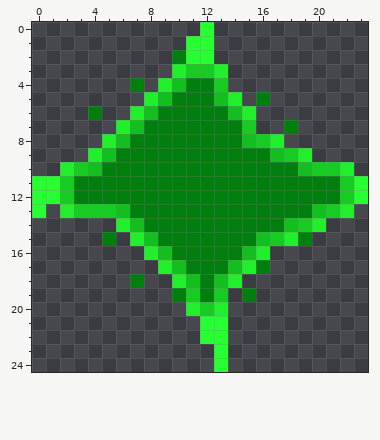
Two versions of one pixel-art sprite, LudumDare51-Every10Seconds/resources/goal.png. Above, as it was before the edit.
The file is 24x25 pixels.
The same view after the edit:
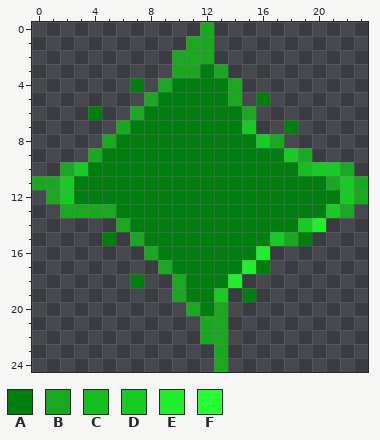
Palette (. is transparent): A #007f0e  B #19a820  C #13bf1f  D #16cc23  E #21ef2c  F #26ff31
The exact change:
The author changed colour C to colour A in row 4 at x 10; in row 5 at x 9 and 13; in row 6 at x 8 and 14; in row 7 at x 7; in row 8 at x 6 and 15; in row 9 at x 5 and 17.
The author changed colour C to colour A in row 10 at x 4; in row 13 at x 6 and 20; in row 14 at x 7 and 18; in row 15 at x 8 and 16; in row 16 at x 9 and 15; in row 17 at x 10 and 14.
The author changed colour C to colour A in row 18 at x 11 and 13.
The author changed colour D to colour A in row 3 at x 12; in row 4 at x 13; in row 19 at x 11; in row 20 at x 12.
Colour B now appears in row 4 at x 14.
The author changed colour A to colour B in row 2 at x 10; in row 11 at x 21; in row 19 at x 10.
The author changed colour D to colour B in row 3 at x 11; in row 13 at x 3 to 5.
The author changed colour E to colour B in row 3 at x 10 and 13; in row 4 at x 9; in row 5 at x 8 and 14; in row 6 at x 7 and 15; in row 7 at x 6; in row 8 at x 5 and 17.
The author changed colour E to colour B in row 9 at x 4 and 19; in row 10 at x 2 and 22; in row 13 at x 2 and 22; in row 14 at x 6; in row 15 at x 7 and 18; in row 16 at x 8.
The author changed colour E to colour B in row 17 at x 9; in row 18 at x 10; in row 20 at x 11 and 13.
The author changed colour F to colour B in row 0 at x 12; in rows 1 to 2 at x 11 to 12; in row 11 at x 0 to 1 and 23; in row 12 at x 1 and 23; in rows 21 to 22 at x 12 to 13; in rows 23 to 24 at x 13.
Colour F is gone in rows 12 to 13 at x 0.
